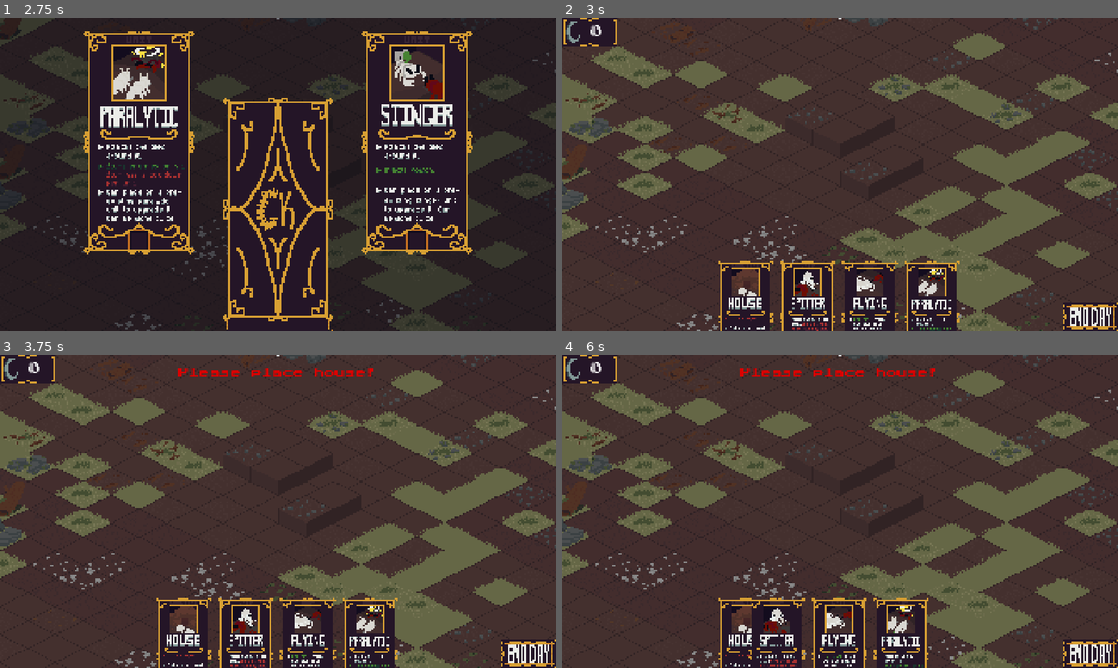
Above: before the commit, frames 1-4 (two rows, left to right).
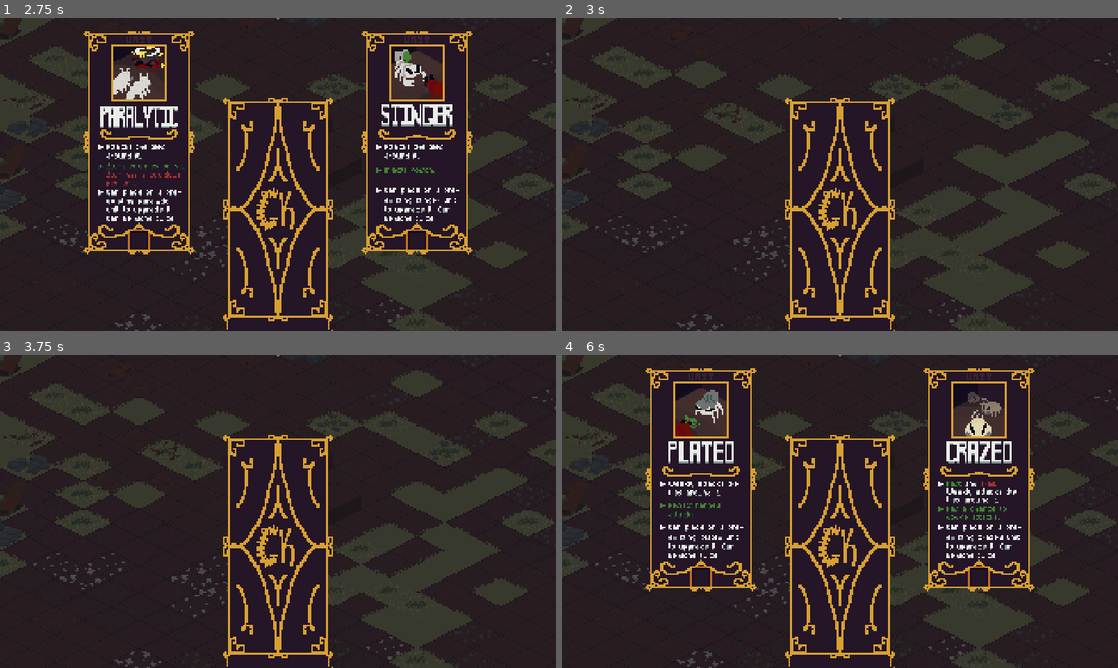
Above: after the commit, the same moments.

Repository: LogCheung/Critterking
Game: Godot game, scene res://World/Scenes/world.tscn
Same seed, same stepped clock (60 frames per second), same inputs: the game is played once before the commit and once after it.
Inputs (mouse positions are in pixels of both pictures, inside the frame that each line leads up to):
- Up to frame 1 (2.75 s): click (500, 58) at 0.5 s; tap Enter (ui_accept) at 1.25, 1.52 s; move the mouse to (400, 158) at 1.27 s; hold S (camera_move_down) 1.28-2 s; click (400, 158) at 1.42 s; click (272, 215) at 2 s
- Up to frame 2 (3 s): click (701, 143) at 2.77 s
- Up to frame 3 (3.75 s): click (528, 652) at 3.52 s
- Up to frame 4 (6 s): click (1090, 652) at 4.27 s; click (834, 552) at 5.02 s; click (745, 655) at 5.77 s

Frame 1 is identical in both runs. In frame 2, 89% of the frame differs, in the area x 0-100%, y 0-100%; in frame 3, 89%; in frame 4, 88%.

Commit message:
pre release stema build

Diff:
--- a/minibadkings/Units/Scripts/unit.gd
+++ b/minibadkings/Units/Scripts/unit.gd
@@ -159,7 +159,7 @@
 		proj.DIRECTION = global_position.direction_to(target.global_position)
 		proj.global_position = global_position
 		proj.damage = damage
-		proj.is_fungus = true # type == TYPE.FUNGI
+		#proj.is_fungus = true # type == TYPE.FUNGI
 		proj.is_enemy = self is Enemy
 		get_tree().get_first_node_in_group("WORLD").add_child(proj)
 	elif type == TYPE.BOMBER:
--- a/minibadkings/World/Scripts/world.gd
+++ b/minibadkings/World/Scripts/world.gd
@@ -38,6 +38,7 @@
 func new_game() -> void:
 	# set up initial rolls
 	ui.rollArray.clear()
+	ui.rollArray.append(Card.ROLLTYPE.UNIT)
 	ui.rollArray.append(Card.ROLLTYPE.UNIT)
 
 	await get_tree().create_timer(.125).timeout
@@ -65,14 +66,14 @@
 	# add house card
 	for i in range(1):
 		add_house_card()
-	for i in range(1):
-		var hCard : Card = preload("res://UI/Scenes/card.tscn").instantiate()
-		hCard.type = Card.CARDTYPE.SPITTER
-		ui.hand.get_child(0).add_child(hCard)
-	for i in range(1):
-		var hCard : Card = preload("res://UI/Scenes/card.tscn").instantiate()
-		hCard.type = Card.CARDTYPE.FLYING
-		ui.hand.get_child(0).add_child(hCard)
+	#for i in range(1):
+		#var hCard : Card = preload("res://UI/Scenes/card.tscn").instantiate()
+		#hCard.type = Card.CARDTYPE.SPITTER
+		#ui.hand.get_child(0).add_child(hCard)
+	#for i in range(1):
+		#var hCard : Card = preload("res://UI/Scenes/card.tscn").instantiate()
+		#hCard.type = Card.CARDTYPE.FLYING
+		#ui.hand.get_child(0).add_child(hCard)
 func add_house_card() -> void:
 	var hCard : Card = preload("res://UI/Scenes/card.tscn").instantiate()
 	hCard.type = Card.CARDTYPE.HOUSE
Not shown, changed: minibadkings/export_presets.cfg
